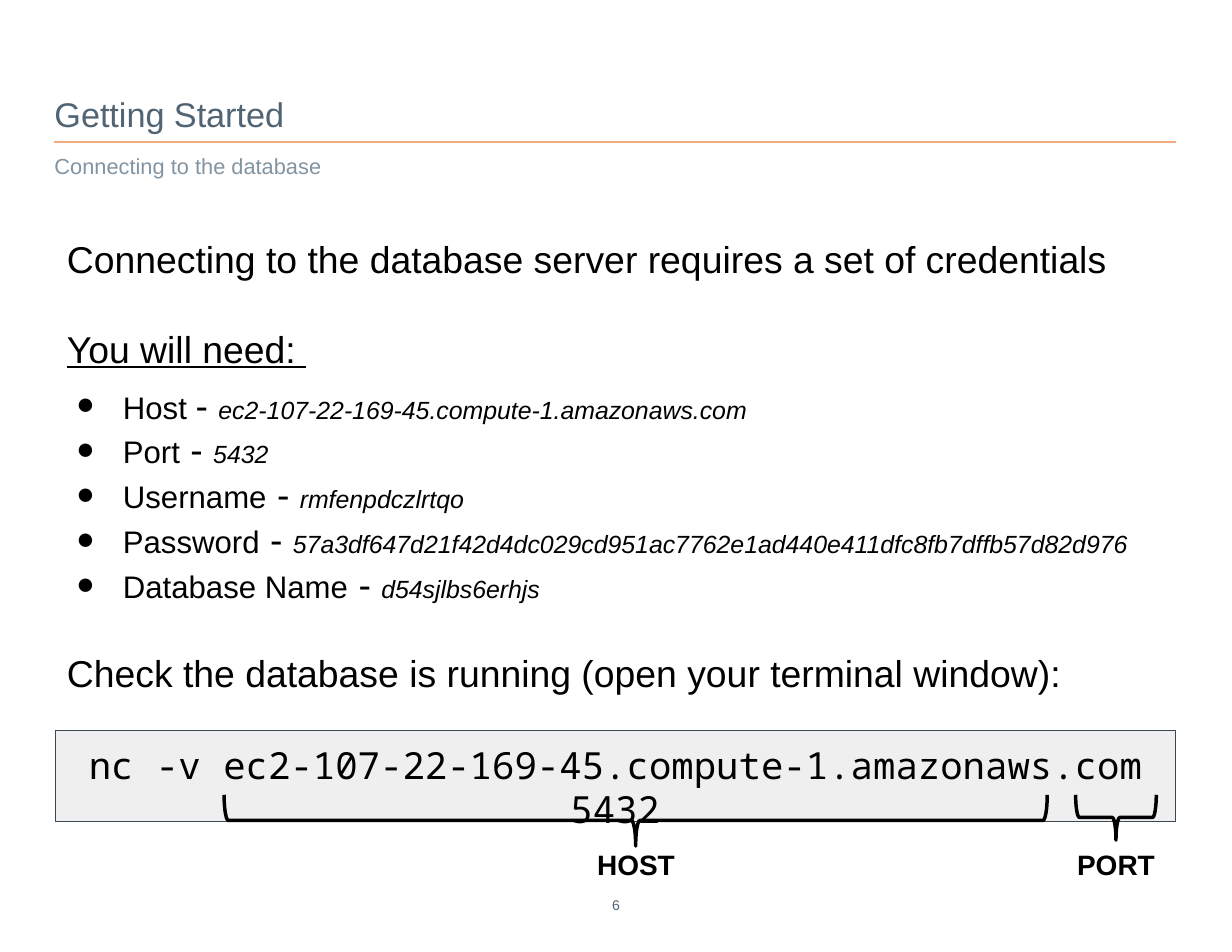
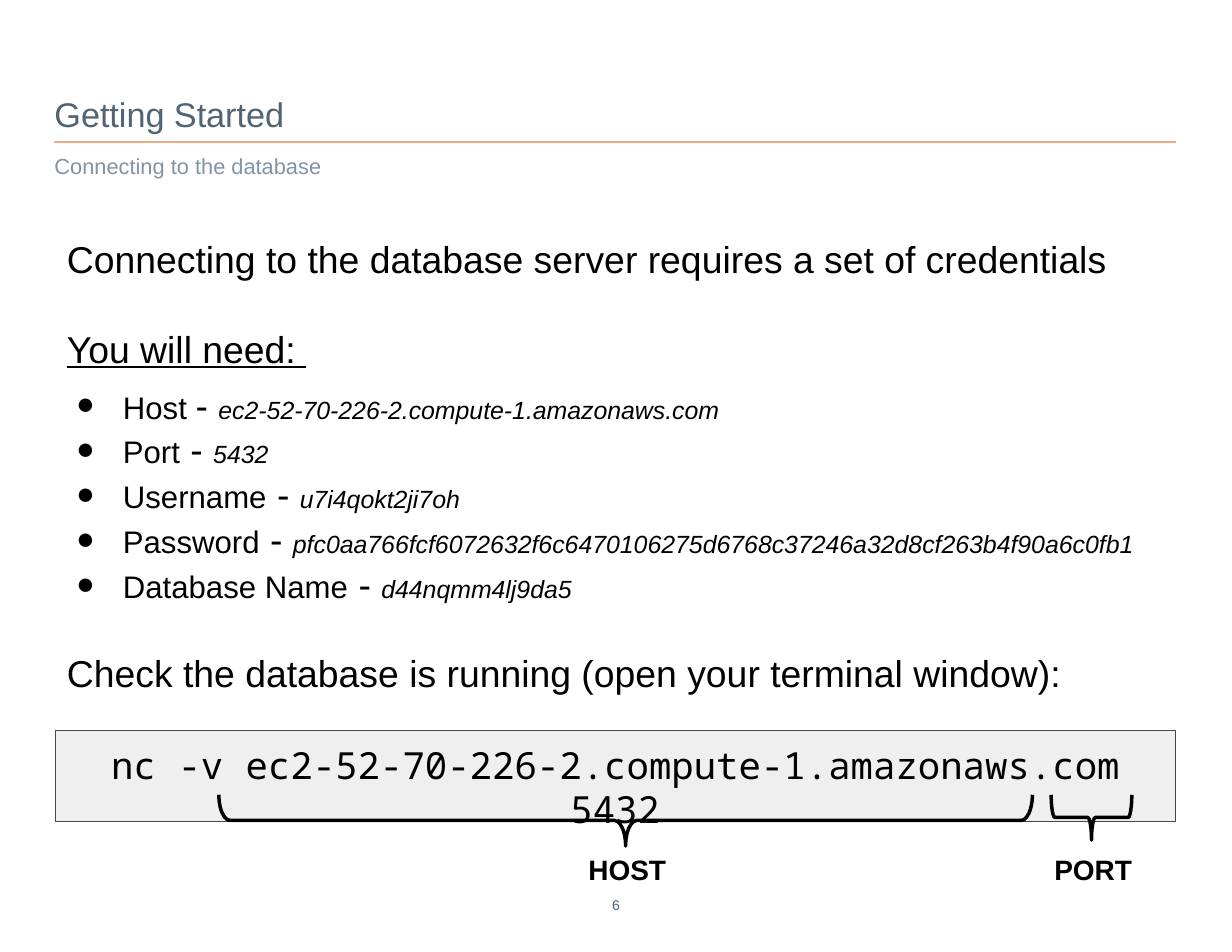
Before and after one commit to DardenDSC/club-resources, a slide deck: slide 6 of presentations/sql-for-data-science/sql-for-data-science.pptx. Drawn at 1232x952 pixels with LibreOffice and Linux fonts; fonts in the diff are those of the drawing; background and template pictures are left out. Boxes give left, top, right and bottom in pixels: in the first picture for what was removed or moved away, otherwise in the second. Text is boxed around its words. In the diff, an @@ line names an element or a change of style, - is before the commit and + after.

Commit message:
Update Presentation

```diff
--- a/presentations/sql-for-data-science/sql-for-data-science.pptx
+++ b/presentations/sql-for-data-science/sql-for-data-science.pptx
@@ text at [123, 397, 719, 424]: text changed @@
-● Host - ec2-107-22-169-45.compute-1.amazonaws.com
+● Host - ec2-52-70-226-2.compute-1.amazonaws.com
@@ text at [123, 486, 571, 603]: text changed @@
-● Username - rmfenpdczlrtqo
-● Password - 57a3df647d21f42d4dc029cd951ac7762e1ad440e411dfc8fb7dffb57d82d976
-● Database Name - d54sjlbs6erhjs
+● Username - u7i4qokt2ji7oh
+● Password - pfc0aa766fcf6072632f6c6470106275d6768c37246a32d8cf263b4f90a6c0fb1
+● Database Name - d44nqmm4lj9da5
@@ text in rectangle at [111, 752, 1120, 834]: text changed @@
-nc -v ec2-107-22-169-45.compute-1.amazonaws.com 5432
+nc -v ec2-52-70-226-2.compute-1.amazonaws.com 5432
@@ left brace: place and size @@
-left brace at [225, 795, 1048, 846]
+left brace at [220, 794, 1033, 846]
@@ left brace at [220, 794, 1033, 846]: proportions changed @@
@@ left brace: place and size @@
-left brace at [1076, 795, 1156, 841]
+left brace at [1051, 795, 1132, 841]
@@ text "HOST": place and size @@
-text "HOST" at [597, 855, 675, 876]
+text "HOST" at [588, 860, 666, 881]
@@ text "PORT": place and size @@
-text "PORT" at [1077, 855, 1155, 876]
+text "PORT" at [1054, 860, 1132, 881]
```
Also in this commit, not shown: 2 other slides changed, 1 other file.
